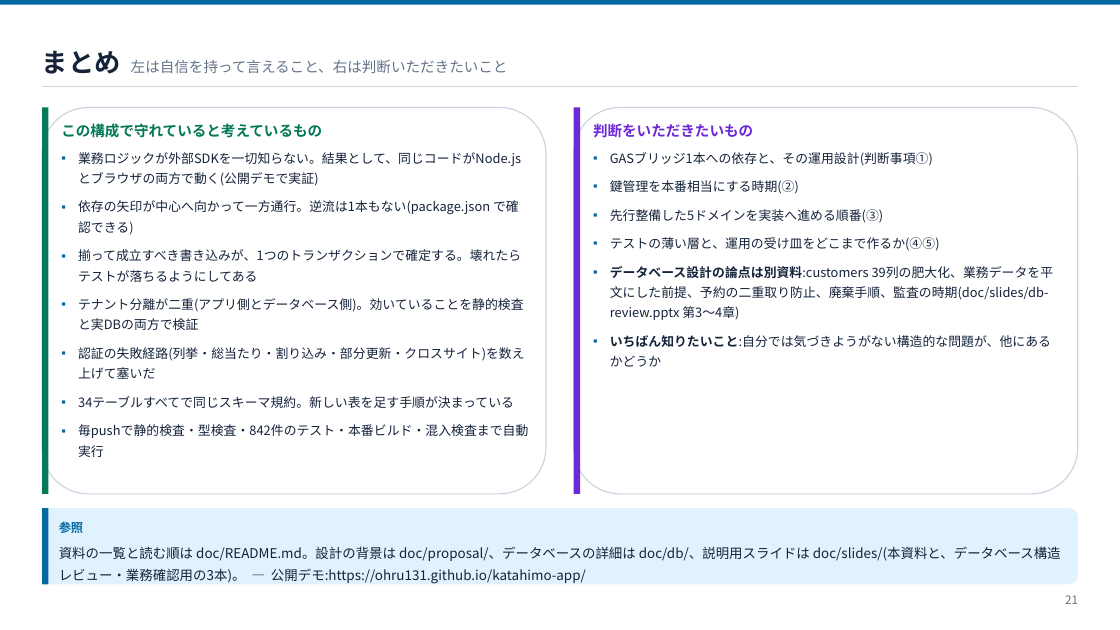
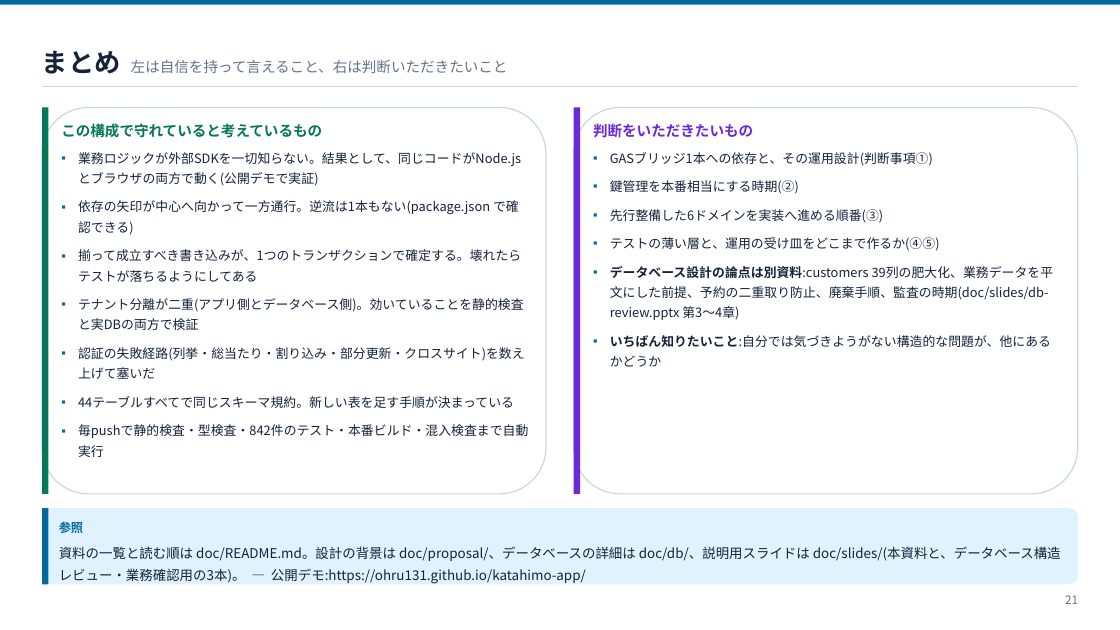
Before and after one commit to ohru131/katahimo-app, a slide deck: slide 21 of doc/slides/architecture.pptx. Drawn at 1120x630 pixels with LibreOffice and Linux fonts; fonts in the diff are those of the drawing. Boxes give left, top, right and bottom in pixels: in the first picture for what was removed or moved away, otherwise in the second. Text is boxed around its words. In the diff, an @@ line names an element or a change of style, - is before the commit and + after.

```diff
--- a/doc/slides/architecture.pptx
+++ b/doc/slides/architecture.pptx
@@ text at (610, 209, 883, 223): text changed @@
-▪ 先行整備した5ドメインを実装へ進める順番(③)
+▪ 先行整備した6ドメインを実装へ進める順番(③)
@@ text at (78, 396, 514, 408): text changed @@
-▪ 34テーブルすべてで同じスキーマ規約。新しい表を足す手順が決まっている
+▪ 44テーブルすべてで同じスキーマ規約。新しい表を足す手順が決まっている
```
Also in this commit, not shown: 7 other slides changed, 52 other files.
